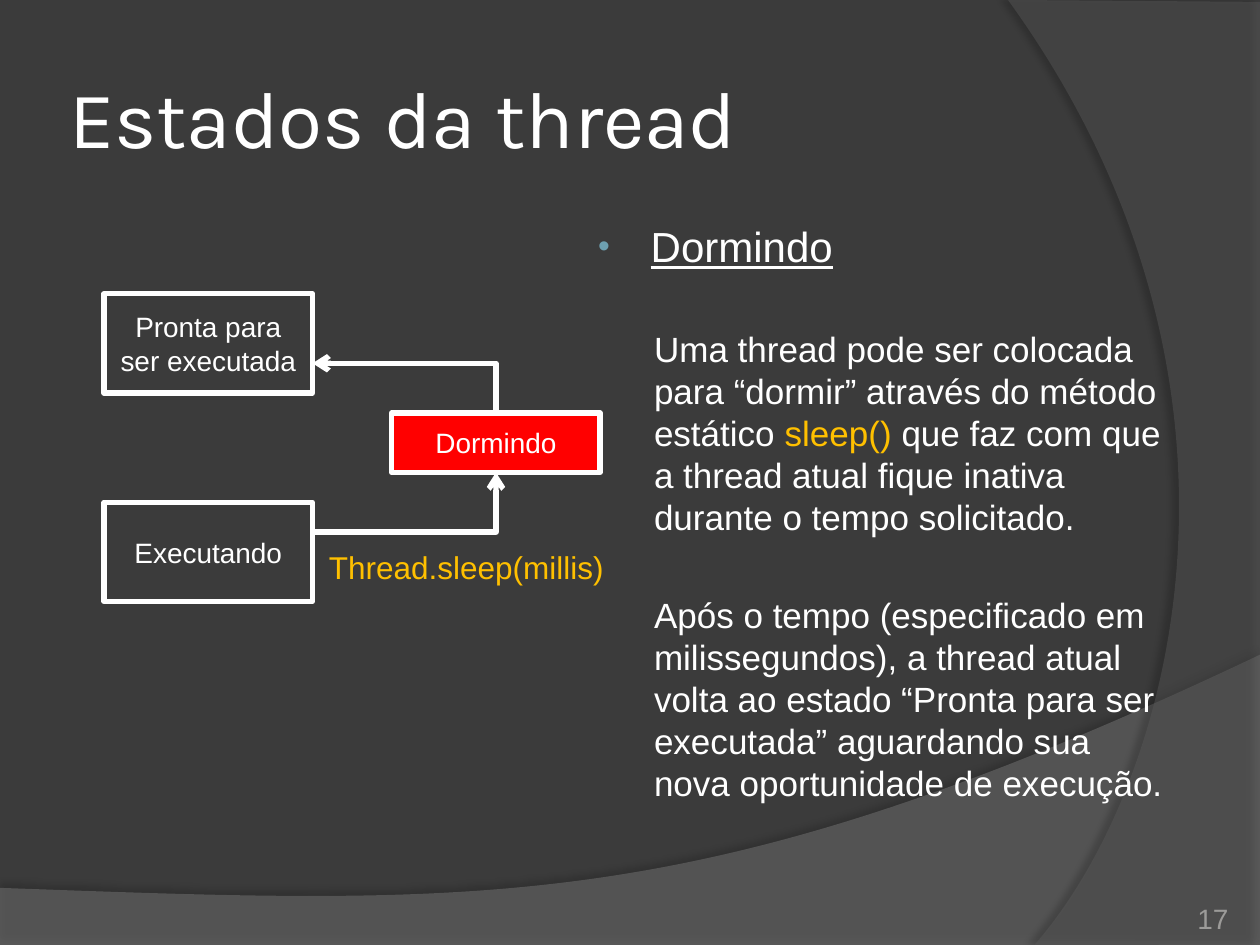
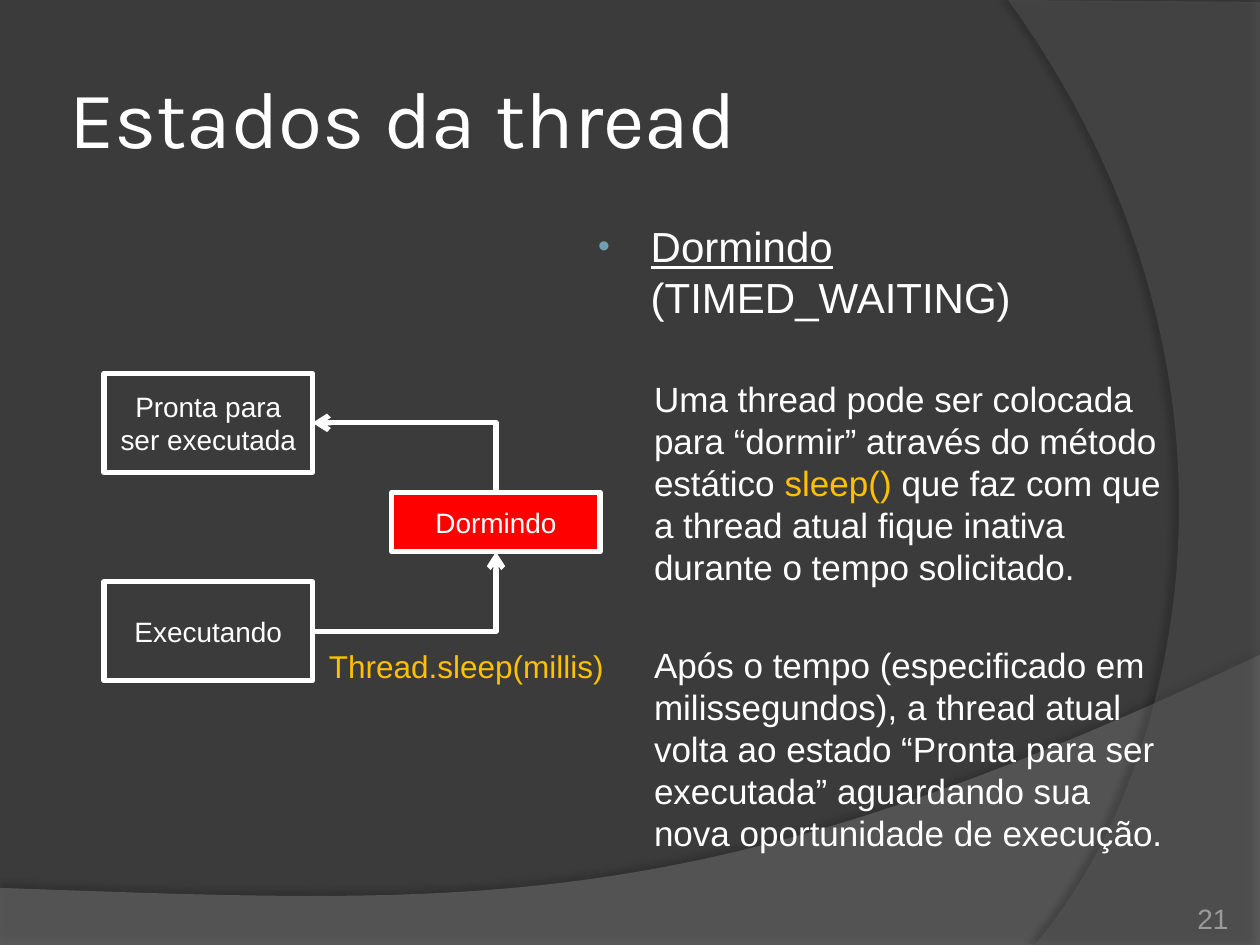
Before and after one commit to duchesqui/slzvieira-training, a slide deck: slide 21 of 2-Java-Programmer-Modulo-II/14.Capitulo08.pptx (slide 17 before the commit). Drawn at 1260x945 pixels with LibreOffice and Linux fonts; fonts in the diff are those of the drawing. Boxes give left, top, right and bottom in pixels: in the first picture for what was removed or moved away, otherwise in the second. Text is boxed around its words. In the diff, an @@ line names an element or a change of style, - is before the commit and + after.

```diff
--- a/2-Java-Programmer-Modulo-II/14.Capitulo08.pptx
+++ b/2-Java-Programmer-Modulo-II/14.Capitulo08.pptx
@@ text at (x1=651, y1=231, x2=1011, y2=321): text changed @@
-• Dormindo
+• Dormindo (TIMED_WAITING)
@@ elbow arrow moved from (496, 413) - (312, 363) to (496, 493) - (312, 423) @@
@@ 3 rectangles moved together from (x1=105, y1=294, x2=600, y2=602) to (x1=105, y1=373, x2=600, y2=682) @@
@@ elbow arrow moved from (312, 532) - (496, 472) to (312, 631) - (496, 552) @@
@@ text "Thread.sleep(millis)" moved from (x1=329, y1=556, x2=604, y2=585) to (x1=329, y1=655, x2=604, y2=684) @@
@@ page number at (x1=1197, y1=910, x2=1228, y2=929): text changed @@
-17
+21
```
Also in this commit, not shown: 10 other slides changed, 12 slides added, 7 slides removed, 1 other file.
